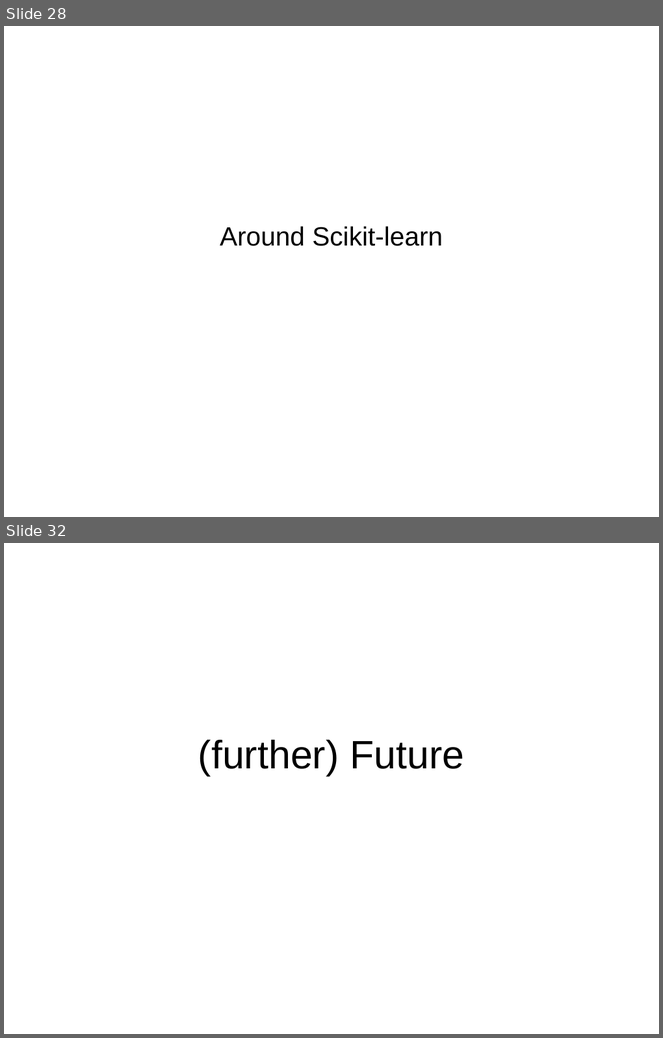
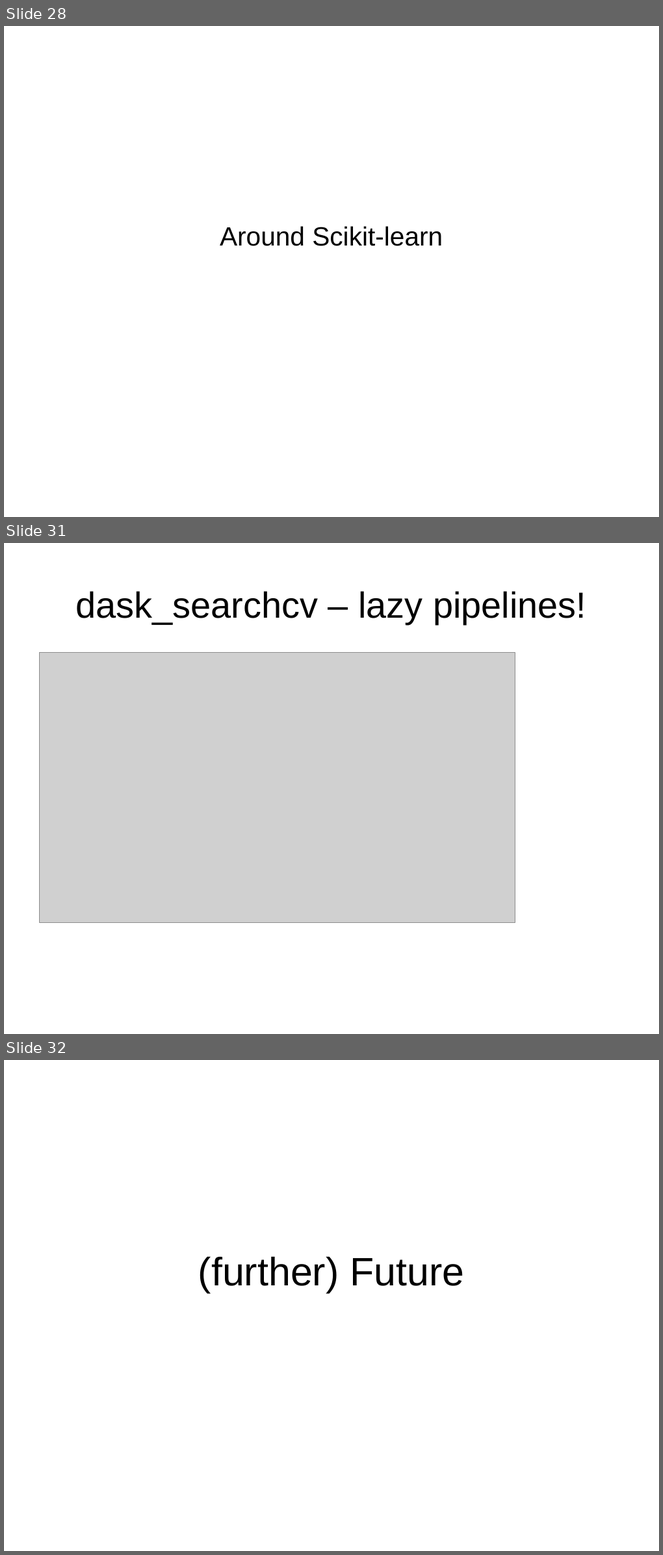
Before and after one commit to amueller/talks_odt, a slide deck: 2017/cool-new-stuff-sklearn.odp. Shown one above the other, each under a label of ours: slides 28 and 32 before the commit, slides 28, 31 and 32 after it; the slides between them are not shown. The pictures are 663x1038 and 663x1555 pixels, drawn with LibreOffice and Linux fonts; fonts in the diff are those of the drawing; grey boxes stand for pictures. Boxes give left, top, right and bottom in pixels: in the first picture for what was removed or moved away, otherwise in the second. Text is boxed around its words. In the diff, an @@ line names an element or a change of style, - is before the commit and + after.

```diff
--- a/2017/cool-new-stuff-sklearn.odp
+++ b/2017/cool-new-stuff-sklearn.odp
@@ slide 31 added at [4, 543, 659, 1034], background #FFFFFF @@
@@ title added at [76, 591, 586, 624], 44 pt, text #000000 @@
+dask_searchcv – lazy pipelines!
@@ picture added at [40, 653, 516, 923] @@
```
Also in this commit, not shown: 2 slides changed, 1 slide removed, 1 other file.
